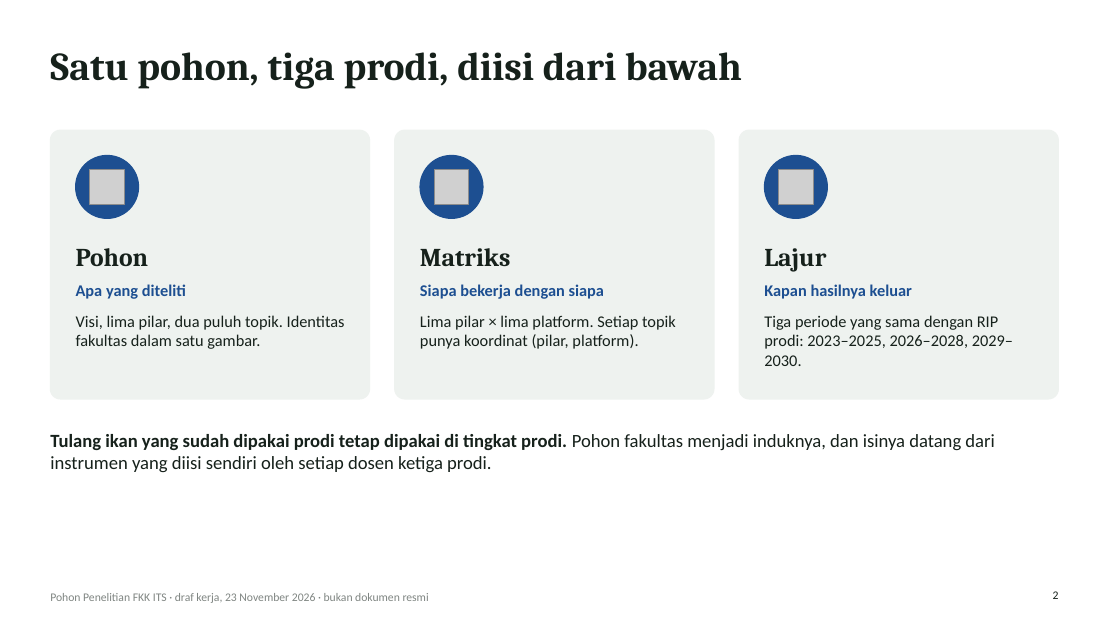
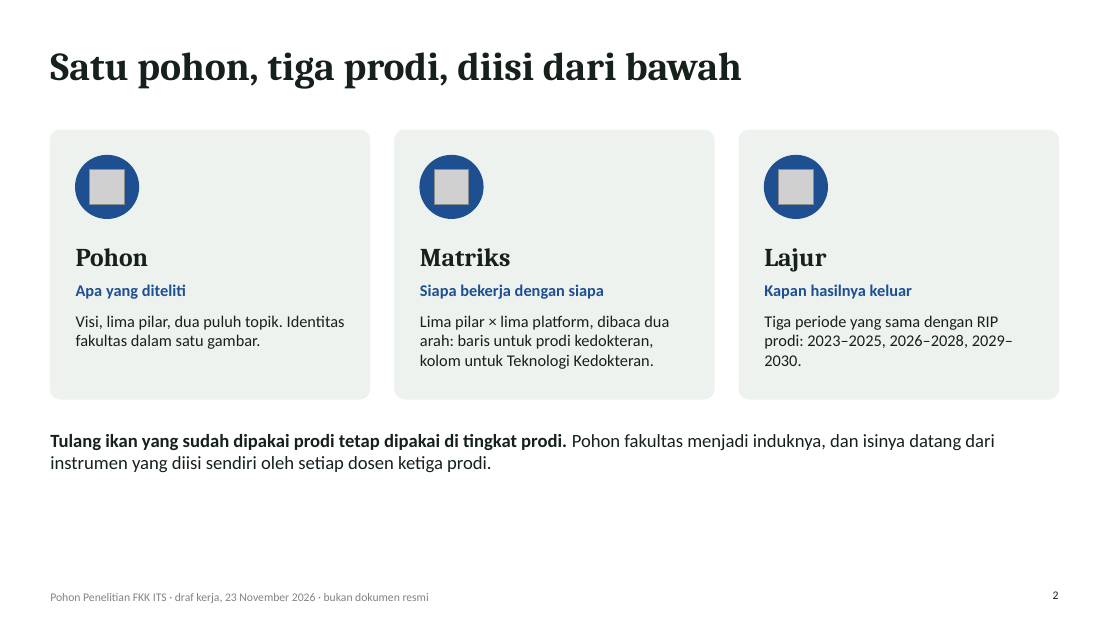
Before and after one commit to anakwirayuda-eng/desa-binaan-dashboard, a slide deck: slide 2 of output/PAPARAN_POHON_PENELITIAN_FKK_ITS.pptx. Drawn at 1120x630 pixels with LibreOffice and Linux fonts; fonts in the diff are those of the drawing; grey boxes stand for pictures. Boxes give left, top, right and bottom in pixels: in the first picture for what was removed or moved away, otherwise in the second. Text is boxed around its words. In the diff, an @@ line names an element or a change of style, - is before the commit and + after.

```diff
--- a/output/PAPARAN_POHON_PENELITIAN_FKK_ITS.pptx
+++ b/output/PAPARAN_POHON_PENELITIAN_FKK_ITS.pptx
@@ text at (x1=420, y1=315, x2=669, y2=369): text changed @@
-Lima pilar × lima platform. Setiap topik punya koordinat (pilar, platform).
+Lima pilar × lima platform, dibaca dua arah: baris untuk prodi kedokteran, kolom untuk Teknologi Kedokteran.
```
Also in this commit, not shown: 3 other slides changed, 3 slides added, 14 other files.
